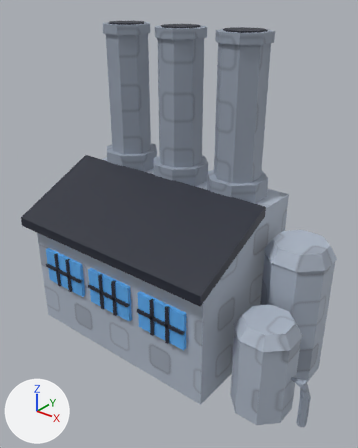
The glTF model power_a_city/modeles/Usine_Grise.glb as it was, and as the next commit left it.
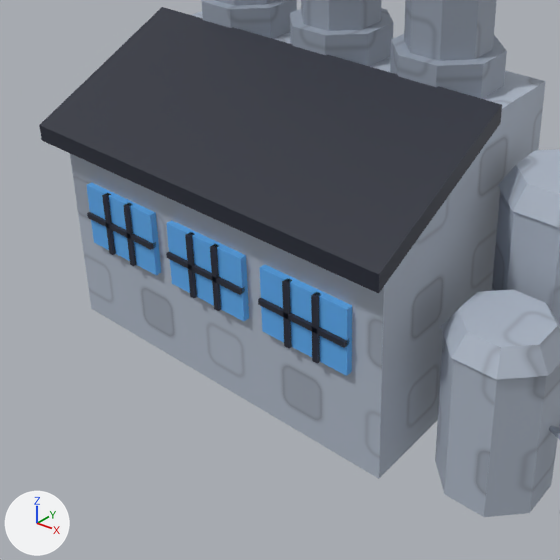
There are two pictures of each version: one whole from a 50 mm camera at (4.31, -5.39, 5.52) aimed at (0.1, -0.13, 2.26), one close up on the part from 0% to 83% of the width and 34% to 100% of the height. Arrows for +X, +Y and +Z are at lower left; the lights stay in place. The last two pictures show the newer version. Vertices at exactly the same position are counted once.

In view in the first close-up: 'Usine_Grise'.
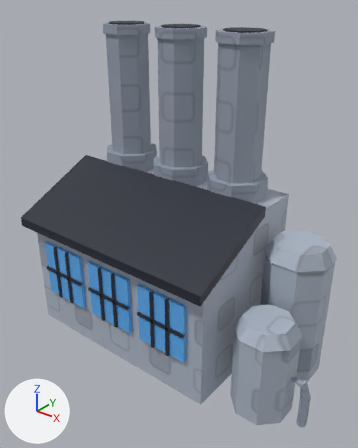
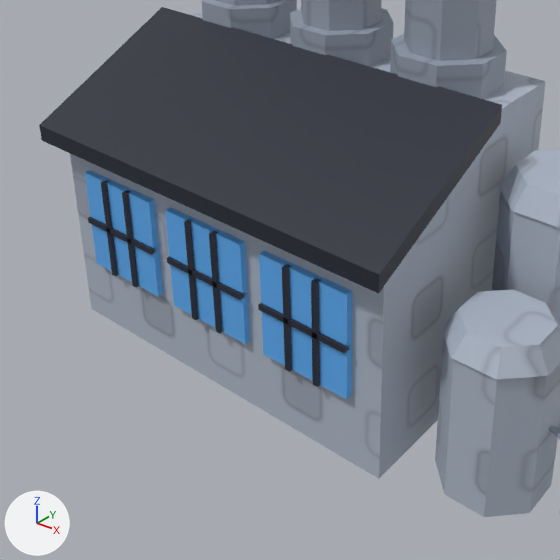
The change, as a diff of the scene's bpy script:
```diff
--- a/power_a_city/modeles/Usine_Grise.glb.py
+++ b/power_a_city/modeles/Usine_Grise.glb.py
@@ me_usine_grise @@
 me_usine_grise.from_pydata(...)  # 395 vertices, 672 faces; spans x -2.4..2.56, y -1.2..1.2, z 0.0..4.97
 # used by ob_usine_grise; location = (0.0, 0.0, 0.0)
+# me_usine_grise part 1: the loose piece of 8 vertices spanning x -1.77..-1.72, y -1.09..-1.03, z 0.9..1.5 is scaled about its middle by (1, 1, 1.58), then moved by (0.0, 0.0, -0.05)
+# me_usine_grise part 2: the loose piece of 8 vertices spanning x -1.48..-1.43, y -1.09..-1.03, z 0.9..1.5 is scaled about its middle by (1, 1, 1.58), then moved by (0.0, 0.0, -0.05)
+# me_usine_grise part 3: the loose piece of 8 vertices spanning x -2.02..-1.17, y -1.09..-1.03, z 1.18..1.23 is moved by (0.0, 0.0, -0.05)
+# me_usine_grise part 4: the loose piece of 8 vertices spanning x -0.72..-0.67, y -1.09..-1.03, z 0.9..1.5 is scaled about its middle by (1, 1, 1.58), then moved by (0.0, 0.0, -0.05)
+# me_usine_grise part 5: the loose piece of 8 vertices spanning x -0.43..-0.38, y -1.09..-1.03, z 0.9..1.5 is scaled about its middle by (1, 1, 1.58), then moved by (0.0, 0.0, -0.05)
+# me_usine_grise part 6: the loose piece of 8 vertices spanning x -0.98..-0.12, y -1.09..-1.03, z 1.18..1.23 is moved by (0.0, 0.0, -0.05)
+# me_usine_grise part 7: the loose piece of 8 vertices spanning x 0.33..0.38, y -1.09..-1.03, z 0.9..1.5 is scaled about its middle by (1, 1, 1.58), then moved by (0.0, 0.0, -0.05)
+# me_usine_grise part 8: the loose piece of 8 vertices spanning x 0.62..0.67, y -1.09..-1.03, z 0.9..1.5 is scaled about its middle by (1, 1, 1.58), then moved by (0.0, 0.0, -0.05)
+# me_usine_grise part 9: the loose piece of 8 vertices spanning x 0.07..0.92, y -1.09..-1.03, z 1.18..1.23 is moved by (0.0, 0.0, -0.05)
+# me_usine_grise part 10: the loose piece of 8 vertices spanning x -2.02..-1.17, y -1.06..-1.0, z 0.9..1.5 is scaled about its middle by (1, 1, 1.58), then moved by (0.0, 0.0, -0.05)
+# me_usine_grise part 11: the loose piece of 8 vertices spanning x -0.98..-0.12, y -1.06..-1.0, z 0.9..1.5 is scaled about its middle by (1, 1, 1.58), then moved by (0.0, 0.0, -0.05)
+# me_usine_grise part 12: the loose piece of 8 vertices spanning x 0.07..0.92, y -1.06..-1.0, z 0.9..1.5 is scaled about its middle by (1, 1, 1.58), then moved by (0.0, 0.0, -0.05)
 me_usine_grise.materials.append(mat_gris_usine)
```

Changed parts and their boxes [x1, y1, x2, y2] in the close-ups (560 x 560 px; the box of a moved part takes in the faces that stretch with it):
part 1 of me_usine_grise, moved or reshaped: before [102, 193, 116, 255]; after [101, 180, 118, 276]
part 2 of me_usine_grise, moved or reshaped: before [123, 203, 136, 266]; after [122, 190, 139, 287]
part 3 of me_usine_grise, moved or reshaped: before [87, 212, 156, 250]; after [88, 217, 156, 255]
part 4 of me_usine_grise, moved or reshaped: before [185, 232, 197, 298]; after [184, 219, 199, 320]
part 5 of me_usine_grise, moved or reshaped: before [210, 244, 221, 311]; after [209, 230, 223, 333]
part 6 of me_usine_grise, moved or reshaped: before [166, 252, 245, 295]; after [167, 256, 244, 300]
part 7 of me_usine_grise, moved or reshaped: before [282, 278, 292, 348]; after [282, 264, 292, 372]
part 8 of me_usine_grise, moved or reshaped: before [311, 292, 321, 364]; after [311, 278, 321, 387]
part 9 of me_usine_grise, moved or reshaped: before [258, 298, 349, 348]; after [258, 303, 349, 353]
part 10 of me_usine_grise, moved or reshaped: before [86, 183, 161, 275]; after [85, 170, 163, 297]
part 11 of me_usine_grise, moved or reshaped: before [166, 220, 249, 321]; after [165, 207, 250, 344]
part 12 of me_usine_grise, moved or reshaped: before [260, 264, 352, 376]; after [259, 251, 352, 400]
